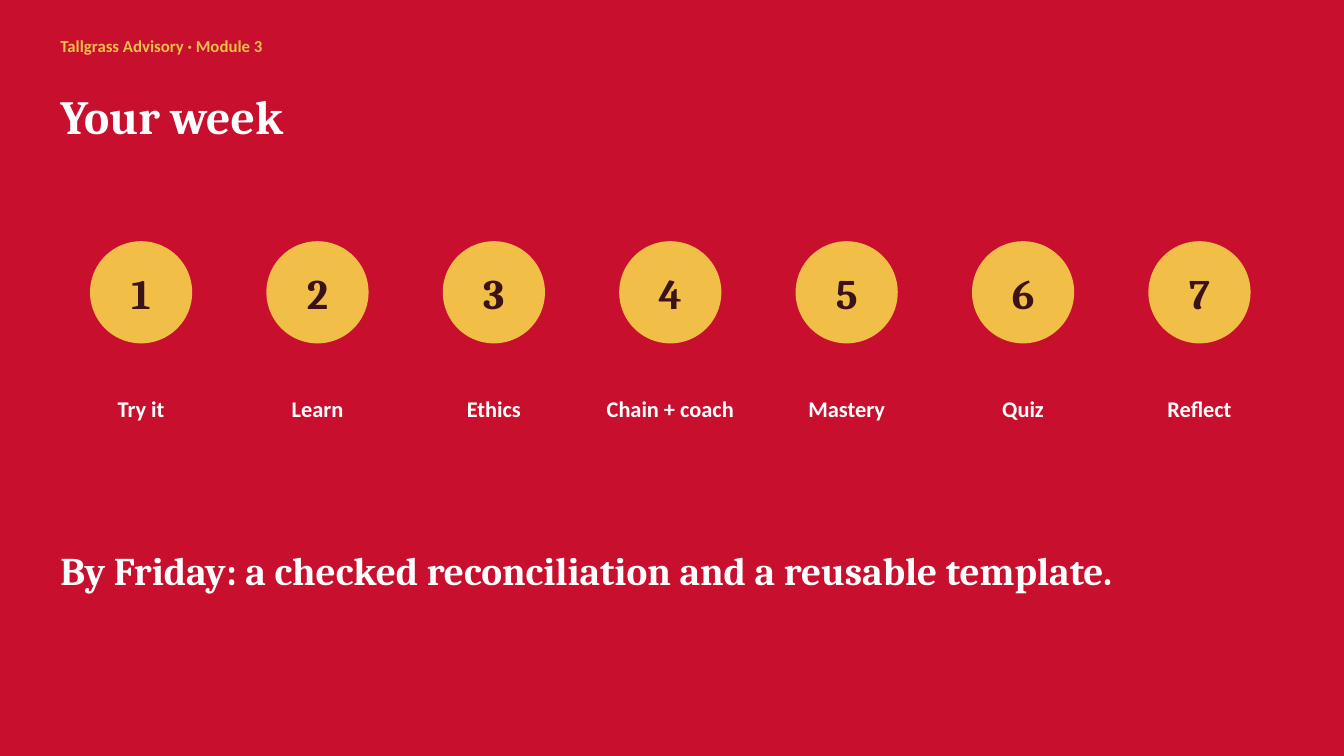
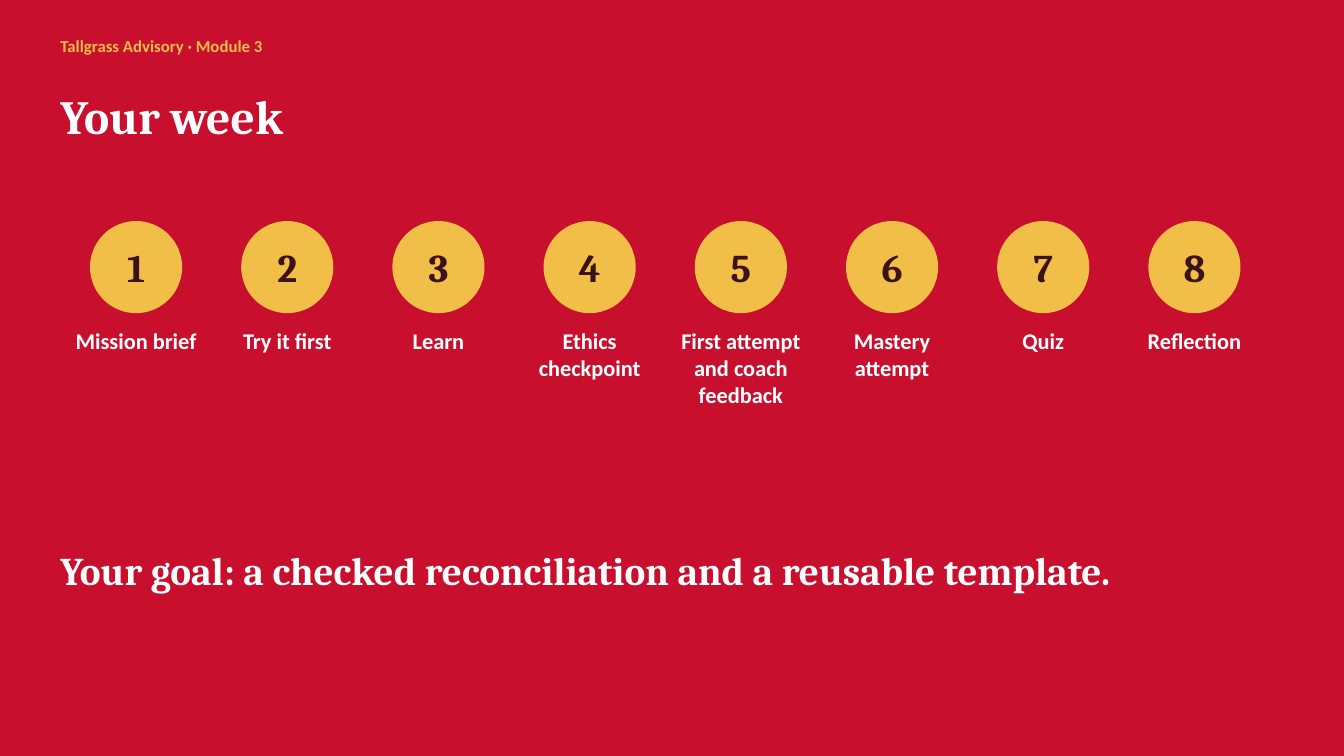
Before and after one commit to bradtrinkle/acct4420-course, a slide deck: slide 11 of downloads/module-3-slides.pptx. Drawn at 1344x756 pixels with LibreOffice and Linux fonts; fonts in the diff are those of the drawing. Boxes give left, top, right and bottom in pixels: in the first picture for what was removed or moved away, otherwise in the second. Text is boxed around its words. In the diff, an @@ line names an element or a change of style, - is before the commit and + after.

```diff
--- a/downloads/module-3-slides.pptx
+++ b/downloads/module-3-slides.pptx
@@ text "1": place and size @@
-text "1" at <box>131,281,150,309</box>
+text "1" at <box>127,256,145,282</box>
@@ ellipse: place and size @@
-ellipse at <box>91,242,192,343</box>
+ellipse at <box>91,222,181,313</box>
@@ text "2": place and size @@
-text "2" at <box>307,280,328,309</box>
+text "2" at <box>277,255,297,282</box>
@@ ellipse: place and size @@
-ellipse at <box>267,242,368,343</box>
+ellipse at <box>242,222,333,313</box>
@@ text "3": place and size @@
-text "3" at <box>483,280,504,310</box>
+text "3" at <box>429,255,449,283</box>
@@ ellipse: place and size @@
-ellipse at <box>444,242,544,343</box>
+ellipse at <box>393,222,484,313</box>
@@ text "4": place and size @@
-text "4" at <box>659,280,682,309</box>
+text "4" at <box>579,255,601,282</box>
@@ ellipse added at <box>544,222,635,313</box>, fill #F1BE48, outline #F1BE48 1 pt @@
@@ text "5": place and size @@
-text "5" at <box>836,281,858,310</box>
+text "5" at <box>731,255,751,283</box>
@@ ellipse: place and size @@
-ellipse at <box>620,242,721,343</box>
+ellipse at <box>696,222,786,313</box>
@@ text "6": place and size @@
-text "6" at <box>1012,280,1035,310</box>
+text "6" at <box>882,255,903,283</box>
@@ ellipse: place and size @@
-ellipse at <box>797,242,897,343</box>
+ellipse at <box>847,222,938,313</box>
@@ size 30 to 28 pt in 7 elements at <box>127,256,145,282</box>, <box>277,255,297,282</box>, <box>429,255,449,283</box>, <box>579,255,601,282</box>, <box>731,255,751,283</box>, <box>882,255,903,283</box>, <box>1034,256,1053,283</box> @@
@@ text "7": place and size @@
-text "7" at <box>1189,281,1210,310</box>
+text "7" at <box>1034,256,1053,283</box>
@@ ellipse: place and size @@
-ellipse at <box>973,242,1074,343</box>
+ellipse at <box>998,222,1089,313</box>
@@ ellipse: place and size @@
-ellipse at <box>1149,242,1250,343</box>
+ellipse at <box>1149,222,1240,313</box>
@@ text added at <box>1184,255,1206,283</box>, 28 pt, text #3B1217, bold @@
+8
@@ text "Learn": place and size @@
-text "Learn" at <box>292,402,344,417</box>
+text "Learn" at <box>413,334,465,349</box>
@@ vertical alignment middle to top in 5 elements at <box>1022,333,1064,352</box>, <box>413,334,465,349</box>, <box>243,333,331,353</box>, <box>854,334,930,380</box>, <box>539,333,641,380</box> @@
@@ text "Quiz": place and size @@
-text "Quiz" at <box>1002,401,1044,420</box>
+text "Quiz" at <box>1022,333,1064,352</box>
@@ text added at <box>76,333,197,349</box>, 16 pt, text #FFFFFF, bold @@
+Mission brief
@@ text at <box>243,333,331,353</box>: text changed @@
-Try it
+Try it first
@@ text at <box>539,333,641,380</box>: text changed @@
-Ethics
+Ethics checkpoint
@@ text added at <box>681,333,800,403</box>, 16 pt, text #FFFFFF, bold @@
+First attempt and coach feedback
@@ text at <box>854,334,930,380</box>: text changed @@
-Mastery
+Mastery attempt
@@ text added at <box>1148,333,1241,349</box>, 16 pt, text #FFFFFF, bold @@
+Reflection
@@ text removed at <box>607,401,734,417</box> @@
-Chain + coach
@@ text removed at <box>1167,401,1231,417</box> @@
-Reflect
@@ text at <box>60,557,1110,594</box>: text changed @@
-By Friday: a checked reconciliation and a reusable template.
+Your goal: a checked reconciliation and a reusable template.
```
Also in this commit, not shown: 6 other files.
